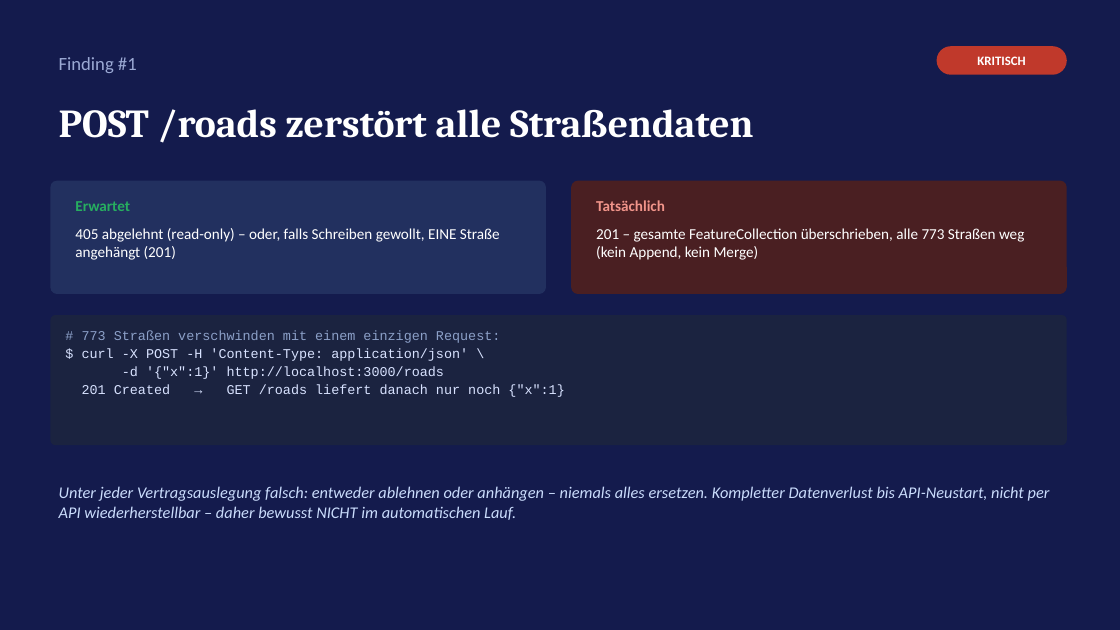
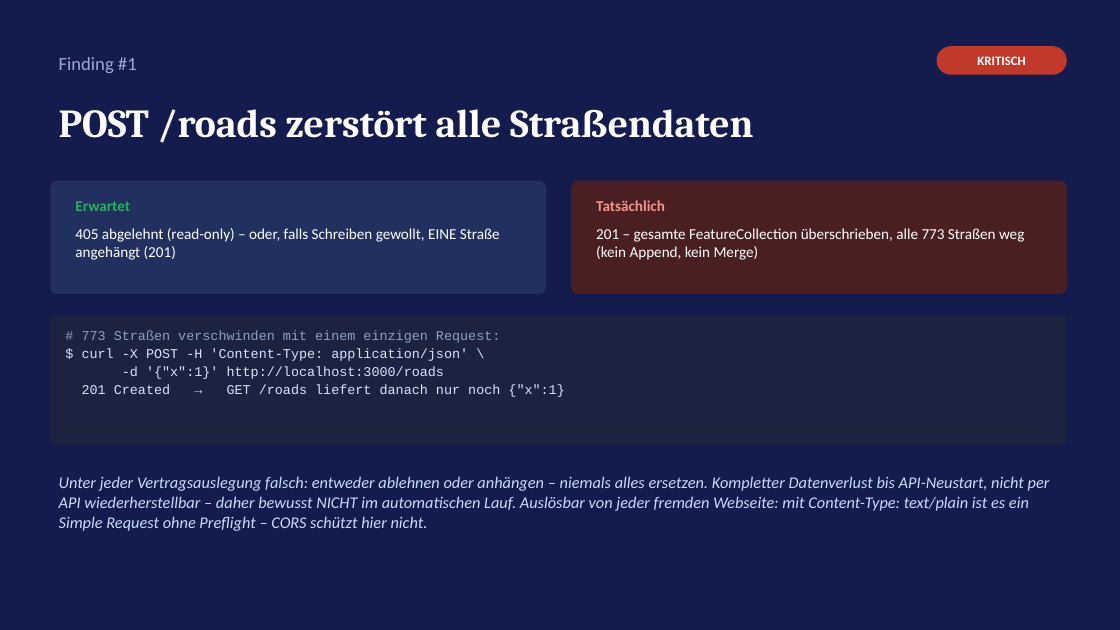
Before and after one commit to emrebaser94/edgital, a slide deck: slide 4 of api-tests/road-overview-api-findings.pptx. Drawn at 1120x630 pixels with LibreOffice and Linux fonts; fonts in the diff are those of the drawing. Boxes give left, top, right and bottom in pixels: in the first picture for what was removed or moved away, otherwise in the second. Text is boxed around its words. In the diff, an @@ line names an element or a change of style, - is before the commit and + after.

```diff
--- a/api-tests/road-overview-api-findings.pptx
+++ b/api-tests/road-overview-api-findings.pptx
@@ text at <box>59,476,1050,531</box>: text changed @@
-Unter jeder Vertragsauslegung falsch: entweder ablehnen oder anhängen – niemals alles ersetzen. Kompletter Datenverlust bis API-Neustart, nicht per API wiederherstellbar – daher bewusst NICHT im automatischen Lauf.
+Unter jeder Vertragsauslegung falsch: entweder ablehnen oder anhängen – niemals alles ersetzen. Kompletter Datenverlust bis API-Neustart, nicht per API wiederherstellbar – daher bewusst NICHT im automatischen Lauf. Auslösbar von jeder fremden Webseite: mit Content-Type: text/plain ist es ein Simple Request ohne Preflight – CORS schützt hier nicht.
```
Also in this commit, not shown: 7 other slides changed, 3 other files.
